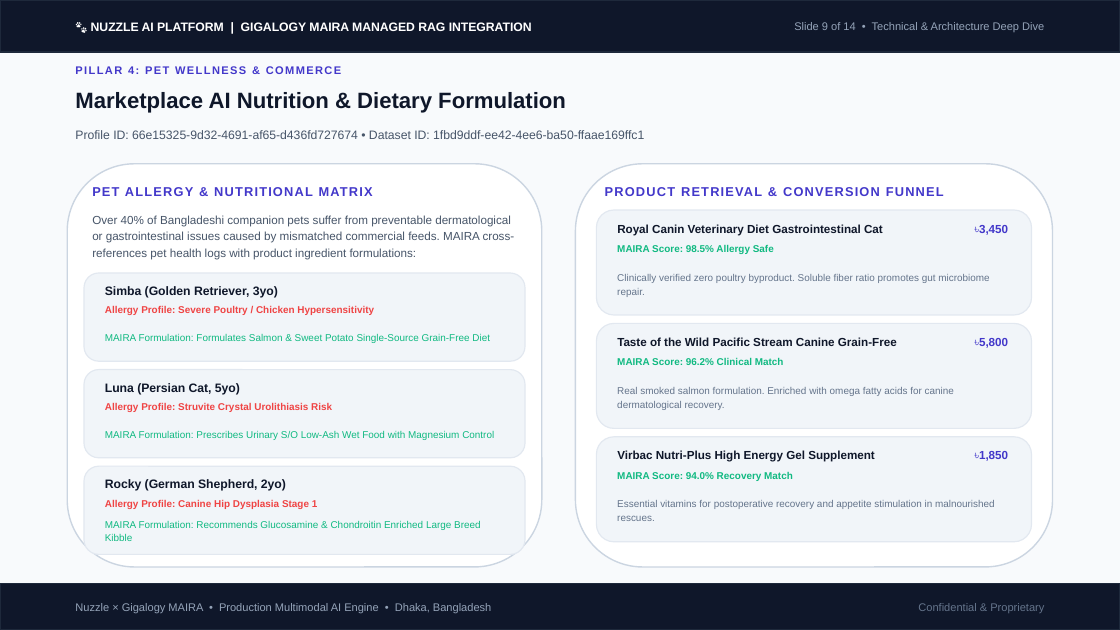
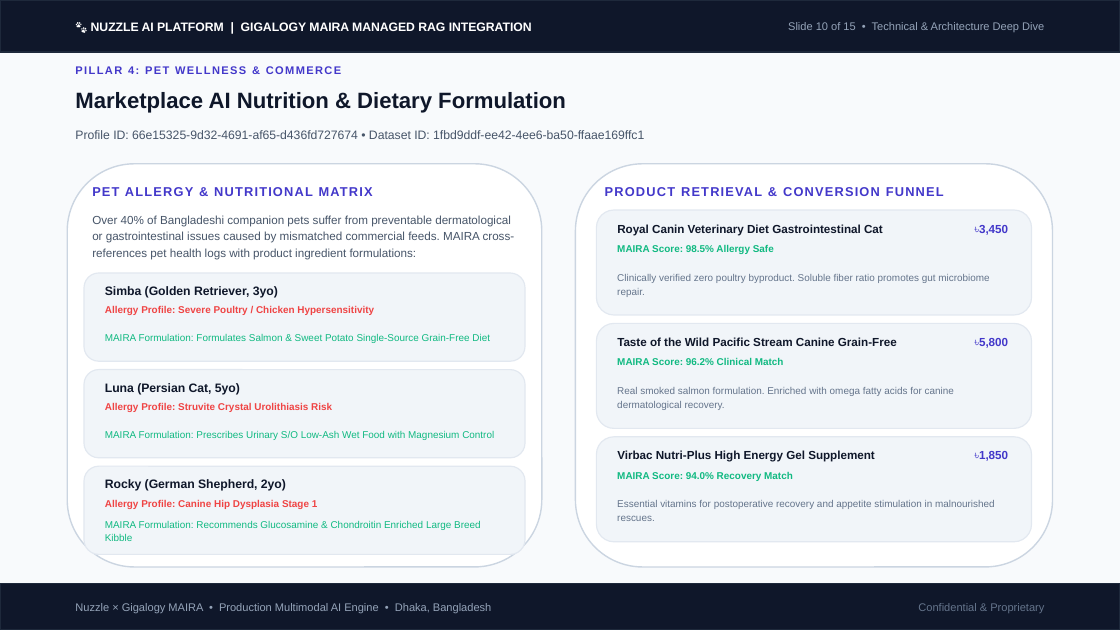
Before and after one commit to zafor2002/nuzzle-, a slide deck: slide 10 of Nuzzle_Gigalogy_MAIRA_AI_Integration.pptx (slide 9 before the commit). Drawn at 1120x630 pixels with LibreOffice and Linux fonts; fonts in the diff are those of the drawing. Boxes give left, top, right and bottom in pixels: in the first picture for what was removed or moved away, otherwise in the second. Text is boxed around its words. In the diff, an @@ line names an element or a change of style, - is before the commit and + after.

Commit message:
Add Enterprise AI Integration Architecture Diagram slide to PPTX (15 slides, zero overlaps)

```diff
--- a/Nuzzle_Gigalogy_MAIRA_AI_Integration.pptx
+++ b/Nuzzle_Gigalogy_MAIRA_AI_Integration.pptx
@@ text at bbox=[788, 22, 1044, 32]: text changed @@
-Slide 9 of 14 • Technical & Architecture Deep Dive
+Slide 10 of 15 • Technical & Architecture Deep Dive
```
Also in this commit, not shown: 12 other slides changed, 1 slide added, 6 other files.
